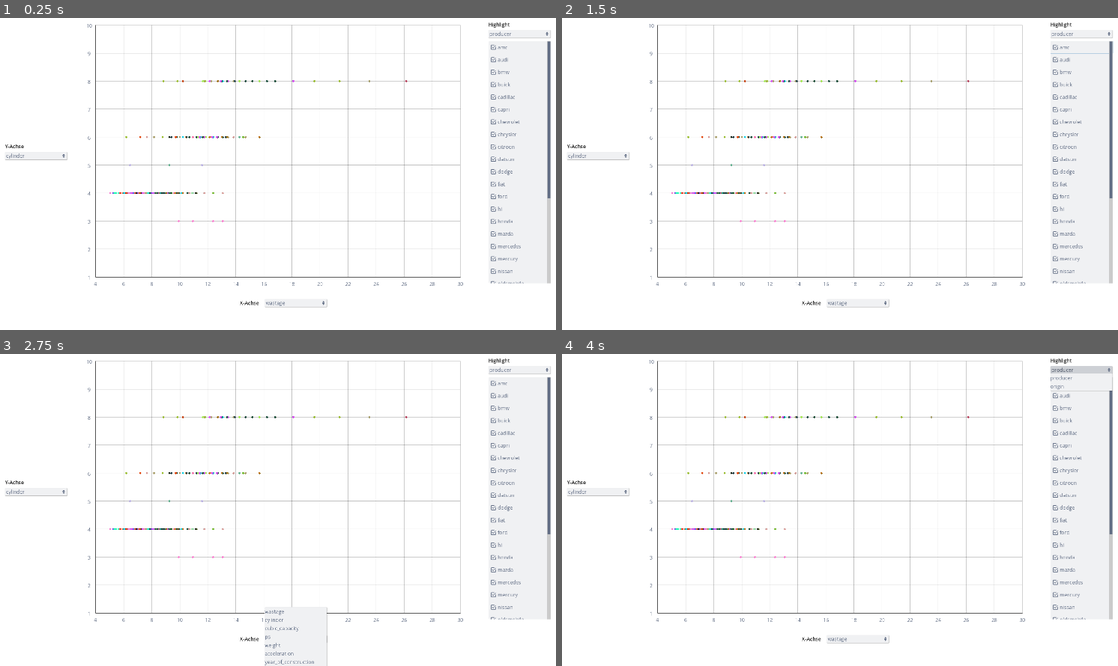
Above: before the commit, frames 1-4 (two rows, left to right).
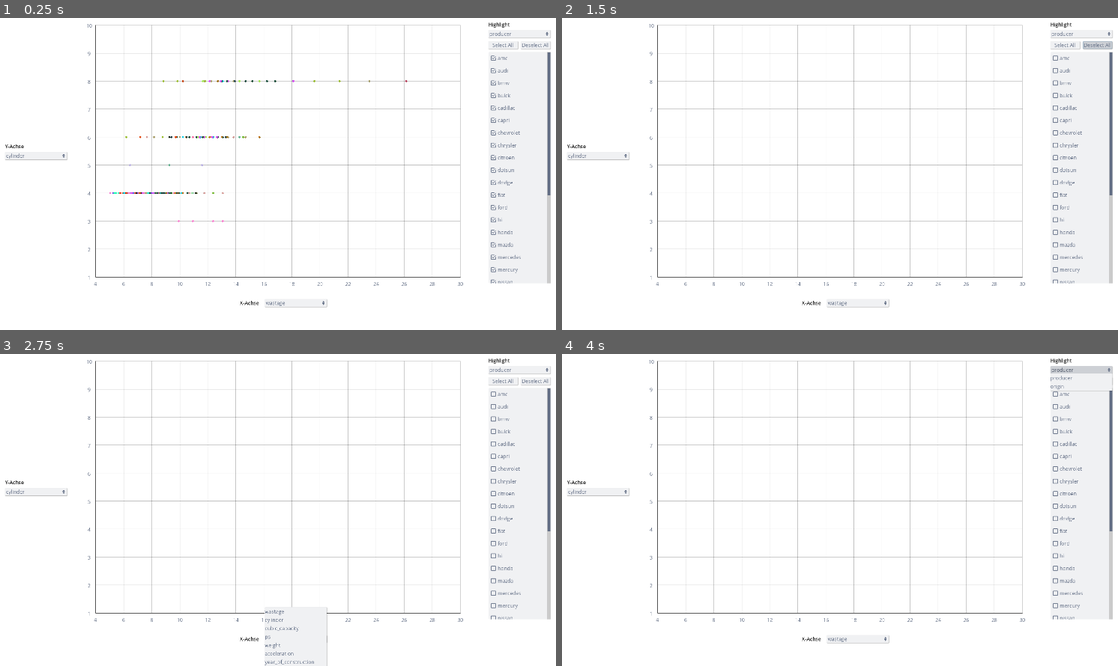
Above: after the commit, the same moments.

Repository: nevs-devs/cars
Game: Godot game, scene res://Main.tscn
Same seed, same stepped clock (60 frames per second), same inputs: the game is played once before the commit and once after it.
Inputs (mouse positions are in pixels of both pictures, inside the frame that each line leads up to):
- Up to frame 1 (0.25 s): no input
- Up to frame 2 (1.5 s): click (1062, 46) at 0.5 s, where only the run after the commit has a clickable "Select All"; click (1095, 46) at 1.25 s, where only the run after the commit has a clickable "Deselect All"
- Up to frame 3 (2.75 s): click "wastage" at 2 s
- Up to frame 4 (4 s): click "cylinder" at 2.75 s; click "producer" at 3.5 s

The runs differ from the first frame. In frame 1, 0.9% of the frame differs, in the area x 88-100%, y 7-86%; in frame 2, 1.2%, in the area x 19-100%, y 7-86%; in frame 3, 1.1%; in frame 4, 1.0%.
Error after the commit: Invalid type in function 'get_child' in base 'VBoxContainer'. Cannot convert argument 1 from Object to int. (res://Main.gd:128)

Commit message:
buttons added

Diff:
--- a/Main.tscn
+++ b/Main.tscn
@@ -1,9 +1,10 @@
-[gd_scene load_steps=6 format=2]
+[gd_scene load_steps=7 format=2]
 
 [ext_resource path="res://Main.gd" type="Script" id=1]
 [ext_resource path="res://Chart.tscn" type="PackedScene" id=2]
 [ext_resource path="res://theme.tres" type="Theme" id=3]
 [ext_resource path="res://dropdown-small.png" type="Texture" id=4]
+[ext_resource path="res://button_theme.tres" type="Theme" id=5]
 
 [sub_resource type="StreamTexture" id=1]
 
@@ -68,9 +69,9 @@
 texture = ExtResource( 4 )
 
 [node name="SelectButton" type="MenuButton" parent="."]
-margin_left = 1600.0
+margin_left = 1599.66
 margin_top = 116.0
-margin_right = 1798.0
+margin_right = 1797.66
 margin_bottom = 140.0
 theme = ExtResource( 3 )
 text = "Hersteller"
@@ -121,7 +122,7 @@
 
 [node name="ScrollContainer" type="ScrollContainer" parent="."]
 margin_left = 1600.0
-margin_top = 151.0
+margin_top = 186.0
 margin_right = 1800.0
 margin_bottom = 930.0
 theme = ExtResource( 3 )
@@ -131,3 +132,27 @@
 
 [node name="VBoxContainer" type="VBoxContainer" parent="ScrollContainer"]
 custom_constants/separation = 0
+
+[node name="Button" type="Button" parent="."]
+margin_left = 1599.66
+margin_top = 152.0
+margin_right = 1693.66
+margin_bottom = 176.0
+theme = ExtResource( 5 )
+text = "Select All"
+__meta__ = {
+"_edit_use_anchors_": false
+}
+
+[node name="Button2" type="Button" parent="."]
+margin_left = 1704.0
+margin_top = 152.0
+margin_right = 1798.0
+margin_bottom = 176.0
+theme = ExtResource( 5 )
+text = "Deselect All"
+__meta__ = {
+"_edit_use_anchors_": false
+}
+[connection signal="pressed" from="Button" to="." method="select_all"]
+[connection signal="pressed" from="Button2" to="." method="select_none"]
--- /dev/null
+++ b/button_theme.tres
@@ -0,0 +1,49 @@
+[gd_resource type="Theme" load_steps=6 format=2]
+
+[ext_resource path="res://Open_Sans/OpenSans-Regular.ttf" type="DynamicFontData" id=1]
+
+[sub_resource type="DynamicFont" id=4]
+font_data = ExtResource( 1 )
+
+[sub_resource type="StyleBoxFlat" id=1]
+bg_color = Color( 0.807843, 0.819608, 0.839216, 1 )
+border_color = Color( 0, 0, 0, 1 )
+corner_radius_top_left = 3
+corner_radius_top_right = 3
+corner_radius_bottom_right = 3
+corner_radius_bottom_left = 3
+shadow_color = Color( 0, 0, 0, 0.25098 )
+shadow_size = 2
+shadow_offset = Vector2( 1, 1 )
+
+[sub_resource type="StyleBoxFlat" id=2]
+bg_color = Color( 0.945098, 0.94902, 0.956863, 1 )
+border_color = Color( 0, 0, 0, 1 )
+corner_radius_top_left = 2
+corner_radius_top_right = 2
+corner_radius_bottom_right = 2
+corner_radius_bottom_left = 2
+shadow_color = Color( 0, 0, 0, 0.25098 )
+shadow_size = 2
+shadow_offset = Vector2( 1, 1 )
+
+[sub_resource type="StyleBoxFlat" id=3]
+bg_color = Color( 0.807843, 0.819608, 0.839216, 1 )
+border_color = Color( 0, 0, 0, 1 )
+corner_radius_top_left = 3
+corner_radius_top_right = 3
+corner_radius_bottom_right = 3
+corner_radius_bottom_left = 3
+
+[resource]
+Button/colors/font_color = Color( 0.384314, 0.431373, 0.521569, 1 )
+Button/colors/font_color_disabled = Color( 0.9, 0.9, 0.9, 0.2 )
+Button/colors/font_color_hover = Color( 0.384314, 0.431373, 0.521569, 1 )
+Button/colors/font_color_pressed = Color( 0.278431, 0.313726, 0.384314, 1 )
+Button/constants/hseparation = 2
+Button/fonts/font = SubResource( 4 )
+Button/styles/disabled = null
+Button/styles/focus = null
+Button/styles/hover = SubResource( 1 )
+Button/styles/normal = SubResource( 2 )
+Button/styles/pressed = SubResource( 3 )
